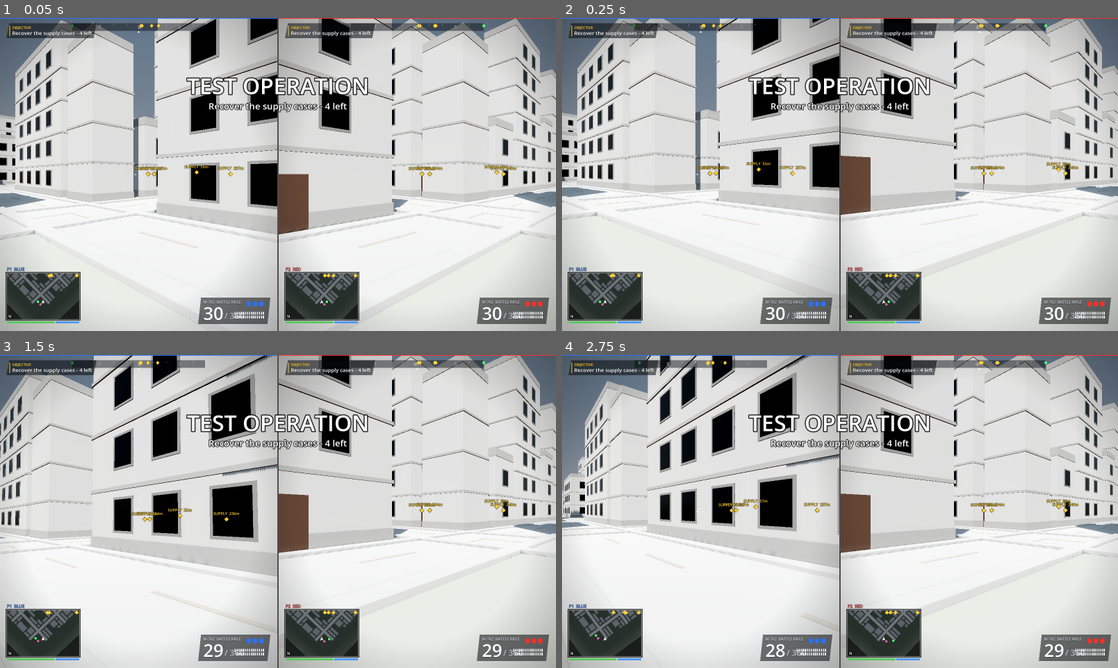
Above: before the commit, frames 1-4 (two rows, left to right).
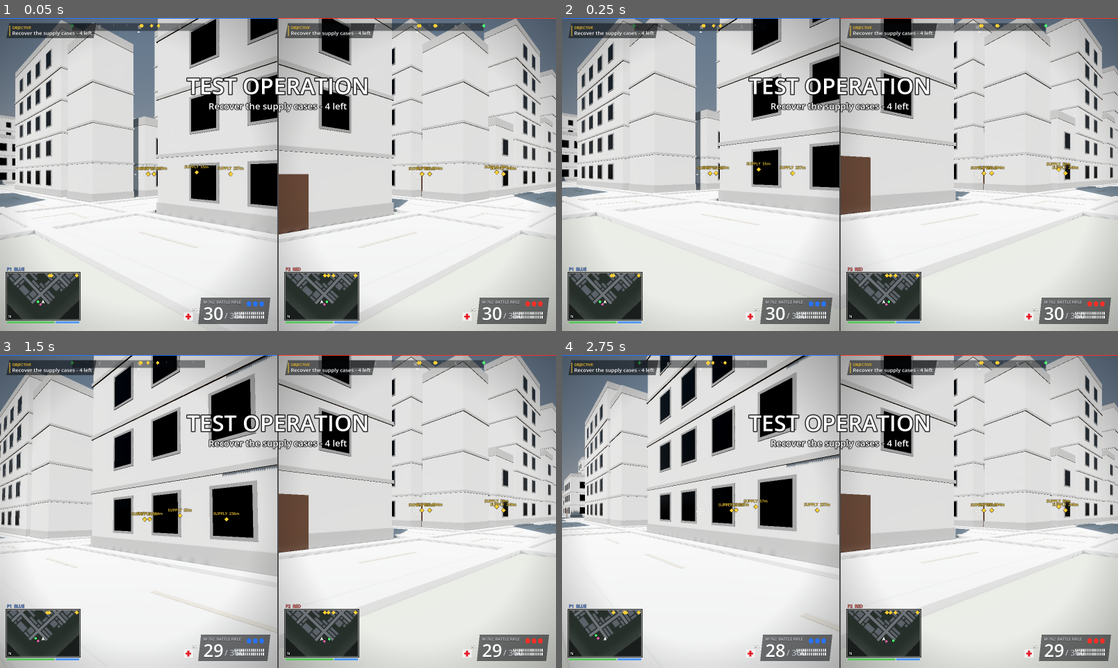
Above: after the commit, the same moments.

Repository: achille010/gemz
Game: Godot game, scene res://main.tscn
The game is run twice, just before and just after one commit, with the same random seed, the same clock (stepped at 60 frames per second) and the same inputs.
Inputs (mouse positions are in pixels of both pictures, inside the frame that each line leads up to):
- Up to frame 1 (0.05 s): no input
- Up to frame 2 (0.25 s): no input
- Up to frame 3 (1.5 s): tap Enter at 0.5 s; move the mouse to (400, 495) at 0.52 s; hold D 0.53-1.28 s; tap R at 0.6 s; click (400, 495) at 0.67 s; tap Space at 0.77 s; move the mouse to (166, 527) at 1.27 s; hold S from 1.28 s (still down); tap F at 1.35 s
- Up to frame 4 (2.75 s): tap Space at 1.52 s; move the mouse to (895, 442) at 2.02 s; release S at 2.03 s; hold D from 2.03 s (still down); tap Q at 2.1 s

The runs differ from the first frame. In frame 1, less than 0.1% of the frame differs, in the area x 33-86%, y 92-97%; in frame 2, less than 0.1%; in frame 3, less than 0.1%; in frame 4, less than 0.1%.

Commit message:
strike_team: real medkit - stackable (x5), heals 50 HP, HUD counter
- medkits is now an int count (max 5) instead of a boolean has_medkit.
  You start every mission with 1, pick up more from pink crates up to the
  cap - no more walking over medkits you can't carry.
- Pressing H (P1) / ; (P2) / Y (pad) heals 50 HP and consumes 1 kit. Clear
  'say' feedback: 'MEDKIT USED - +50 HP (now 83) - 2 left', or 'NO MEDKITS',
  or 'HP already full - save your medkit'. The empty-click plays the empty
  sound so the input doesn't feel dead.
- Downed in solo: auto-uses one kit for the self-revive. In co-op the
  teammate consumes one of THEIR kits to revive you (same as before, now
  from a stack).
- HUD now shows the medkit icon with a 'x N' counter at the bottom-right
  of each player's panel, dimmed when down.
- has_medkit property kept as a backward-compat getter/setter so any still-
  reading call site keeps working while reads become 'medkits > 0'.

Diff:
--- a/strike_team/godot/scripts/hud.gd
+++ b/strike_team/godot/scripts/hud.gd
@@ -235,11 +235,13 @@
 		var c := team if i < p.lives else Color(1, 1, 1, 0.15)
 		var cx := x + pw - 30 * s - i * 22 * s
 		draw_colored_polygon(PackedVector2Array([Vector2(cx, y + 12 * s), Vector2(cx + 8 * s, y + 18 * s), Vector2(cx + 6 * s, y + 30 * s), Vector2(cx - 6 * s, y + 30 * s), Vector2(cx - 8 * s, y + 18 * s)]), c)
-	if p.has_medkit:
+	if p.medkits > 0:
 		var m := Vector2(x - 34 * s, y + ph - 26 * s)
-		draw_rect(Rect2(m - Vector2(16, 14) * s, Vector2(32, 28) * s), Color(0.95, 0.95, 0.95, 0.95))
+		var alpha: float = 1.0 if p.state == "alive" else 0.6
+		draw_rect(Rect2(m - Vector2(16, 14) * s, Vector2(32, 28) * s), Color(0.95, 0.95, 0.95, alpha))
 		draw_rect(Rect2(m - Vector2(10, 3.5) * s, Vector2(20, 7) * s), Color(0.9, 0.1, 0.15))
 		draw_rect(Rect2(m - Vector2(3.5, 10) * s, Vector2(7, 20) * s), Color(0.9, 0.1, 0.15))
+		_t(f_bold, Vector2(m.x + 14 * s, m.y - 20 * s), "x%d" % p.medkits, 18, Color(1, 1, 1), HORIZONTAL_ALIGNMENT_LEFT, 40 * s)
 	if p.crouched and p.state == "alive":
 		_t(f_bold, Vector2(x + 18 * s, y - 8 * s), "CROUCHED", 14, Color(0.8, 0.85, 0.9))
 
--- a/strike_team/godot/scripts/main.gd
+++ b/strike_team/godot/scripts/main.gd
@@ -1323,9 +1323,9 @@
 			if pk["kind"] == "ammo" and p.reloads_left < 12:
 				p.reloads_left = mini(12, p.reloads_left + 4)
 				p.say("+4 MAGAZINES")
-			elif pk["kind"] == "medkit" and not p.has_medkit:
-				p.has_medkit = true
-				p.say("MEDKIT PICKED UP")
+			elif pk["kind"] == "medkit" and p.medkits < p.MAX_MEDKITS:
+				p.medkits += 1
+				p.say("+1 MEDKIT (now %d/%d) - press H to heal 50 HP" % [p.medkits, p.MAX_MEDKITS])
 			else:
 				continue
 			pk["node"].visible = false
@@ -1337,11 +1337,11 @@
 func _update_revives(dt: float) -> void:
 	if solo:
 		var me = players[0]
-		if me.state == "down" and me.has_medkit:
+		if me.state == "down" and me.medkits > 0:
 			me.revive_t += dt
 			if me.revive_t >= REVIVE_TIME + 1.0:
 				me.revive_t = 0.0
-				me.has_medkit = false
+				me.medkits -= 1
 				me.revive()
 				stats["revives"] += 1
 		else:
@@ -1349,11 +1349,11 @@
 		return
 	for p in players:
 		var o = players[1 - p.idx]
-		if p.state == "alive" and p.has_medkit and o.state == "down" and _flat_dist(p.global_position, o.global_position) < REVIVE_DIST:
+		if p.state == "alive" and p.medkits > 0 and o.state == "down" and _flat_dist(p.global_position, o.global_position) < REVIVE_DIST:
 			p.revive_t += dt
 			if p.revive_t >= REVIVE_TIME:
 				p.revive_t = 0.0
-				p.has_medkit = false
+				p.medkits -= 1
 				o.revive()
 				stats["revives"] += 1
 		else:
--- a/strike_team/godot/scripts/player.gd
+++ b/strike_team/godot/scripts/player.gd
@@ -27,7 +27,16 @@
 var reloads_left := START_RELOADS
 var reload_t := 0.0
 var fire_cd := 0.0
-var has_medkit := false
+var medkits := 1                    # start the mission with one medkit; stack to 5 via pickups
+const MAX_MEDKITS := 5
+# legacy getter so hud.gd / main.gd code that reads p.has_medkit still works
+var has_medkit: bool:
+	get: return medkits > 0
+	set(v):
+		if v and medkits == 0:
+			medkits = 1
+		elif not v and medkits > 0:
+			medkits -= 1
 var revive_t := 0.0
 var spawn_pos := Vector3.ZERO
 var spawn_yaw := 0.0
@@ -227,14 +236,22 @@
 			say("OUT OF AMMO - find an ammo crate (white on the map)")
 	elif inp["fire"] and fire_cd <= 0.0:
 		_shoot()
-	# medkit self-use: when alive, consume medkit to top up HP (any time, not just downed)
-	if inp.get("medkit_pressed", false) and has_medkit and hp < 100.0:
-		has_medkit = false
-		hp = 100.0
-		hurt_flash = 0.0
-		regen_delay = 0.0
-		main.play_sfx("pickup", global_position, 0.0)
-		say("MEDKIT USED - full HP")
+	# medkit self-use: press any time to heal 50 HP (consumes 1 kit from stack of up to 5).
+	# press is rejected only if the stack is empty or HP is already full.
+	if inp.get("medkit_pressed", false):
+		if medkits <= 0:
+			main.play_sfx("empty", global_position, -8.0)
+			say("NO MEDKITS - find pink crates (white on the map)")
+		elif hp >= 100.0:
+			say("HP already full - save your medkit (%d left)" % medkits)
+		else:
+			medkits -= 1
+			hp = minf(100.0, hp + 50.0)
+			hurt_flash = 0.0
+			regen_delay = 0.0
+			main.play_sfx("pickup", global_position, 0.0)
+			var hp_text: String = ("full HP" if hp >= 100.0 else ("+50 HP (now %d)" % int(hp)))
+			say("MEDKIT USED - %s - %d left" % [hp_text, medkits])
 	# grenade throw
 	nade_cook = max(0.0, nade_cook - dt)
 	if inp.get("nade_pressed", false) and grenades > 0 and nade_cook <= 0.0:
